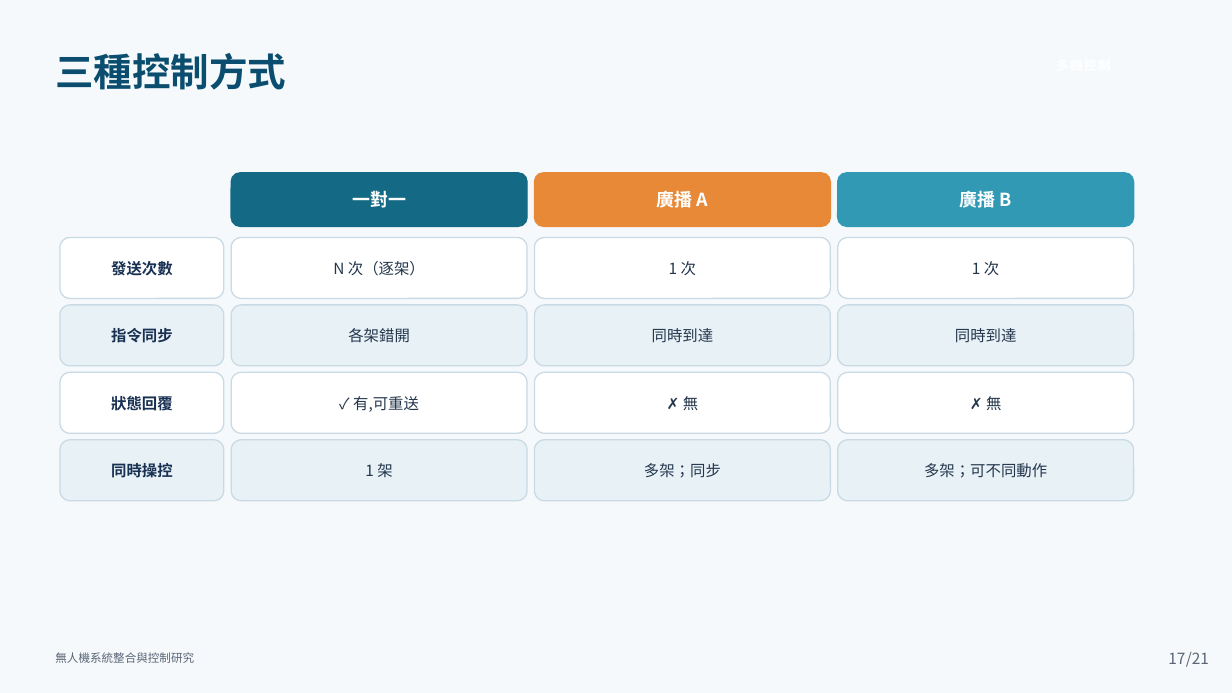
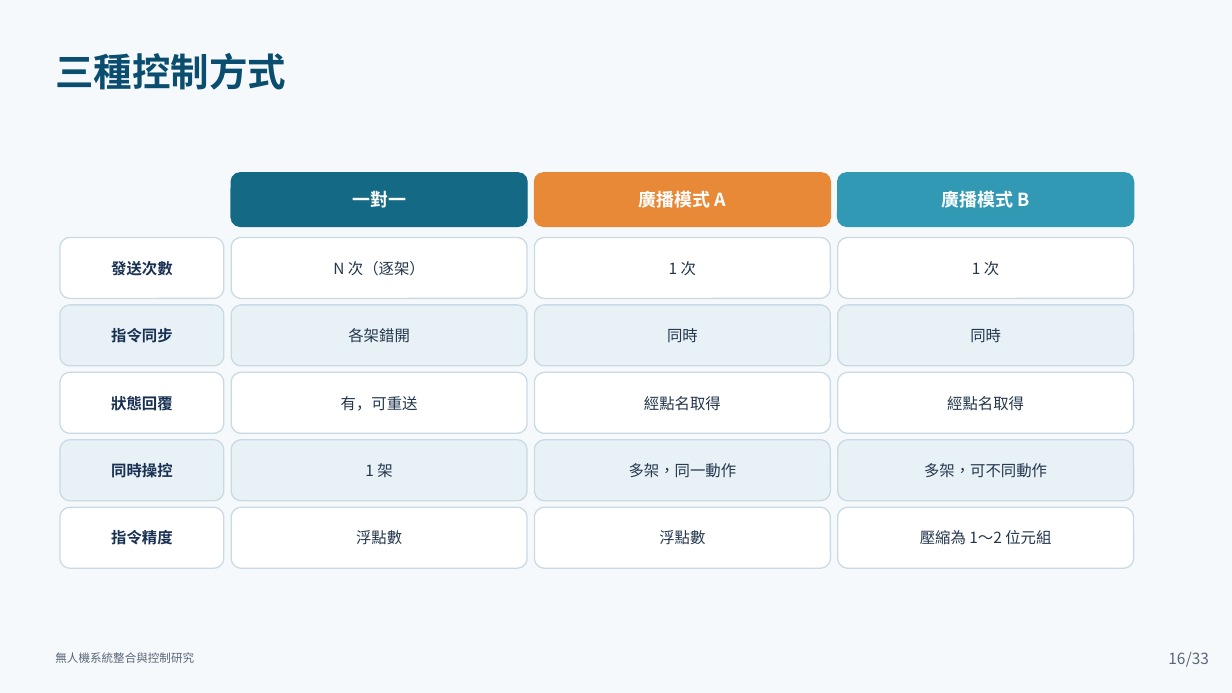
Before and after one commit to lingken1028/-, a slide deck: slide 16 of 無人機系統整合與控制研究_口試簡報 (2).pptx (slide 17 before the commit). Drawn at 1232x693 pixels with LibreOffice and Linux fonts; fonts in the diff are those of the drawing. Boxes give left, top, right and bottom in pixels: in the first picture for what was removed or moved away, otherwise in the second. Text is boxed around its words. In the diff, an @@ line names an element or a change of style, - is before the commit and + after.

```diff
--- a/無人機系統整合與控制研究_口試簡報 (2).pptx
+++ b/無人機系統整合與控制研究_口試簡報 (2).pptx
@@ text in rounded rectangle at box(639, 191, 727, 208): text changed @@
-廣播 A
+廣播模式 A
@@ text in rounded rectangle at box(941, 191, 1030, 208): text changed @@
-廣播 B
+廣播模式 B
@@ text at box(667, 328, 698, 343): text changed @@
-同時到達
+同時
@@ text at box(970, 328, 1001, 343): text changed @@
-同時到達
+同時
@@ text at box(341, 396, 418, 411): text changed @@
-✓ 有,可重送
+有，可重送
@@ text at box(644, 396, 721, 411): text changed @@
-✗ 無
+經點名取得
@@ text at box(947, 396, 1024, 411): text changed @@
-✗ 無
+經點名取得
@@ text at box(629, 463, 737, 478): text changed @@
-多架；同步
+多架，同一動作
@@ text at box(924, 463, 1047, 478): text changed @@
-多架；可不同動作
+多架，可不同動作
@@ rounded rectangle added at box(60, 507, 224, 568), fill #FFFFFF, outline #C9DAE4 1 pt @@
@@ rounded rectangle added at box(231, 507, 527, 568), fill #FFFFFF, outline #C9DAE4 1 pt @@
@@ rounded rectangle added at box(534, 507, 830, 568), fill #FFFFFF, outline #C9DAE4 1 pt @@
@@ rounded rectangle added at box(838, 507, 1134, 568), fill #FFFFFF, outline #C9DAE4 1 pt @@
@@ text added at box(111, 530, 173, 545), 12 pt, text #183052, bold @@
+指令精度
@@ text added at box(356, 530, 402, 545), 12 pt, text #23364C @@
+浮點數
@@ text added at box(659, 530, 705, 545), 12 pt, text #23364C @@
+浮點數
@@ text added at box(920, 530, 1051, 545), 12 pt, text #23364C @@
+壓縮為 1～2 位元組
@@ page number at box(1168, 652, 1185, 664): text changed @@
-17
+16
@@ text at box(1186, 652, 1209, 667): text changed @@
-/21
+/33
```
Also in this commit, not shown: 23 other slides changed, 29 slides added, 18 slides removed.
